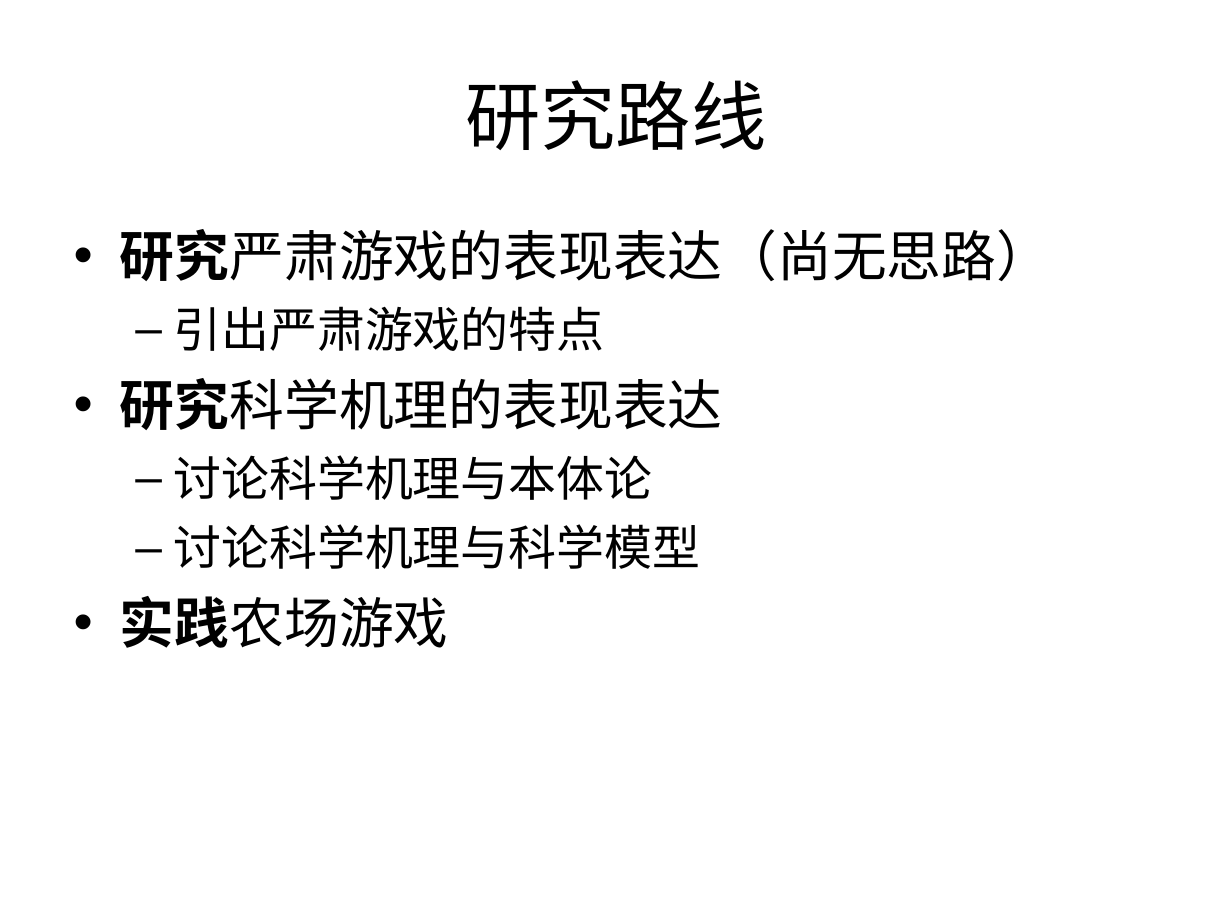
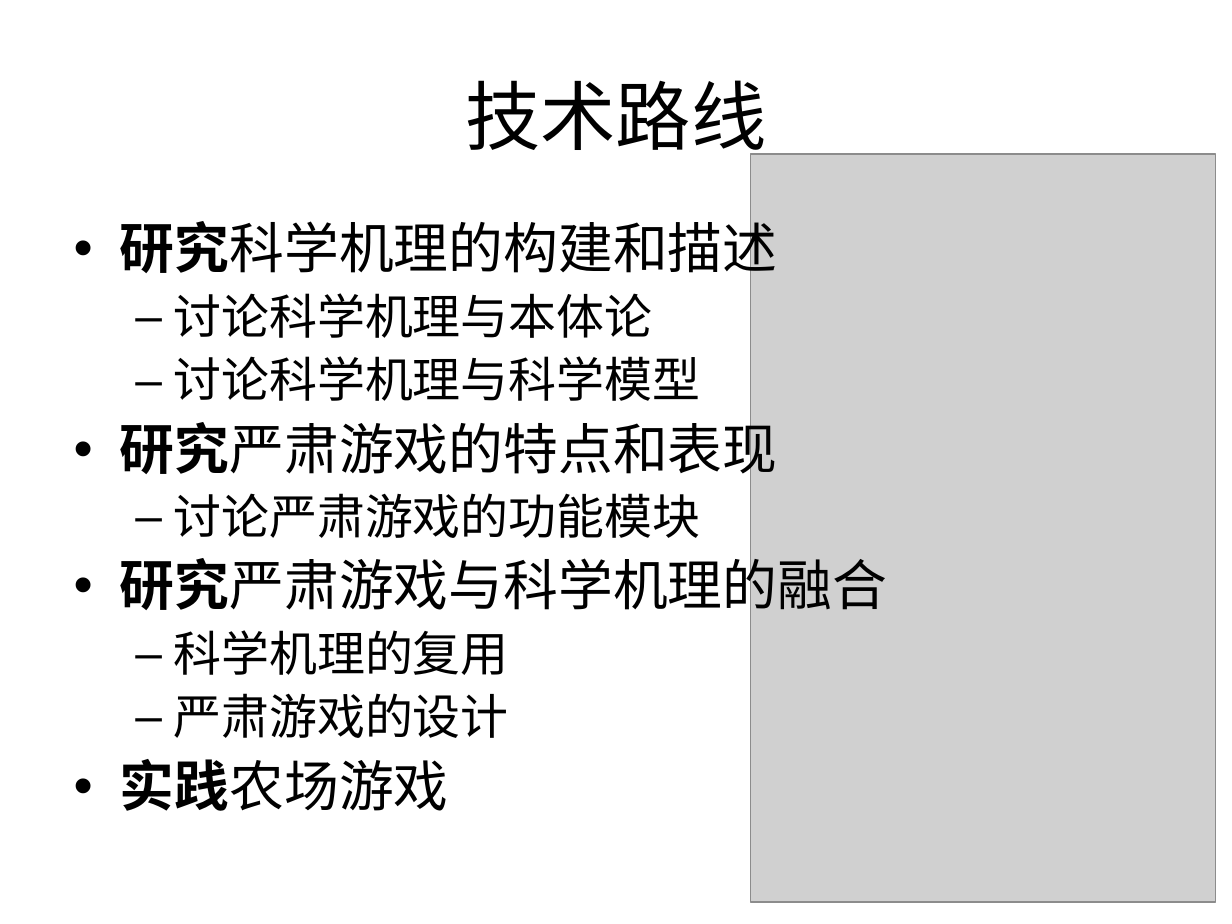
Before and after one commit to Nookleptia/qianmen3d, a slide deck: slide 7 of 毕设文件/毕设提纲.ppt (slide 6 before the commit). Drawn at 1232x924 pixels with LibreOffice and Linux fonts; fonts in the diff are those of the drawing; grey boxes stand for pictures. Boxes give left, top, right and bottom in pixels: in the first picture for what was removed or moved away, otherwise in the second. Text is boxed around its words. In the diff, an @@ line names an element or a change of style, - is before the commit and + after.

```diff
--- a/毕设文件/毕设提纲.ppt
+++ b/毕设文件/毕设提纲.ppt
@@ title at bbox=[465, 80, 766, 163]: text changed @@
-研究路线
+技术路线
@@ picture added at bbox=[750, 154, 1215, 902] @@
@@ text at bbox=[120, 212, 777, 282]: text changed @@
-• 研究严肃游戏的表现表达（尚无思路）
-  – 引出严肃游戏的特点
-• 研究科学机理的表现表达
+• 研究科学机理的构建和描述
@@ text at bbox=[120, 293, 700, 811]: line spacing 1 to 0.9 @@
@@ text at bbox=[120, 413, 887, 738]: paragraphs added @@
+• 研究严肃游戏的特点和表现
+  – 讨论严肃游戏的功能模块
+• 研究严肃游戏与科学机理的融合
+  – 科学机理的复用
+  – 严肃游戏的设计
```
Also in this commit, not shown: 22 other slides changed, 1 slide added, 1 other file.
